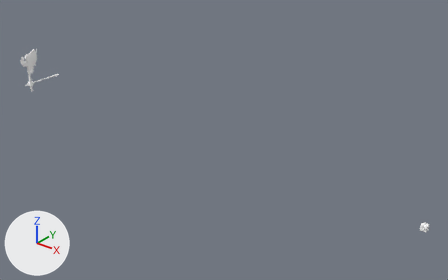
A saved change to the glTF model roblox/models/godot/tools.glb.
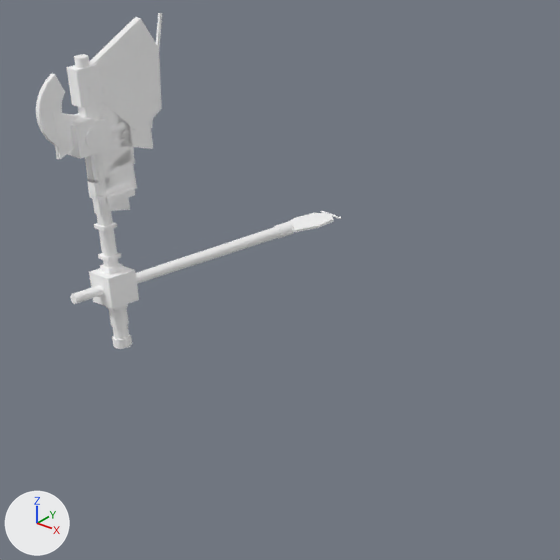
The first picture shows the older version from a camera (50 mm lens) standing at (37.8, -24.6, 16.1) and looking at (16.8, 1.7, -0.2). The close-ups show the older and then the newer version on the part from 4% to 20% of the width and 17% to 42% of the height of that picture. Only the edits that show in the close-ups are written down. Lighting does not change. The marker at lower left points along +X, +Y and +Z. Where no turn or scale is listed for an object, it has been applied to the vertices.

In view in the first close-up: 'marker_origin_cffffff', 'tool_double_bit_ccfcfcf', 'tool_greataxe_c403020', 'tool_greataxe_c707080', 'tool_greataxe_c8f8f9f', 'tool_labrys_cdfdfef', 'tool_robo_c202020', 'tool_spud_cbf9f60' and 25 more.
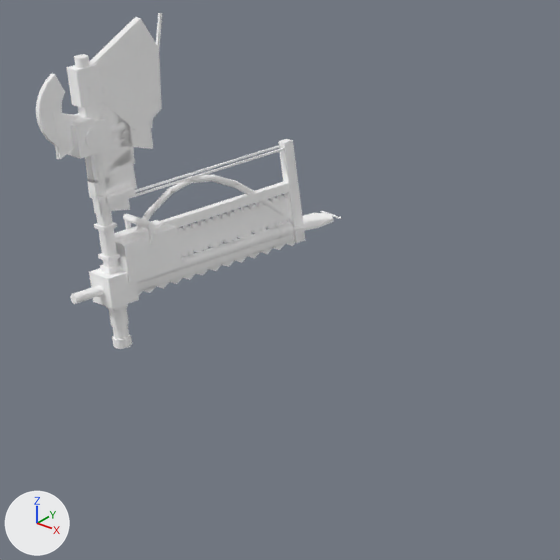
Not visible in the close-ups: 'tool_saw_cdfdfef'.

Changed parts and their boxes (x1, y1, x2, y2) in the close-ups (560 x 560 px):
'tool_bucksaw_cbf8f50', added: after (96, 139, 305, 267)
'tool_chainsaw_cef6030', added: after (114, 220, 183, 284)
'tool_chainsaw_cbfbfcf', added: after (178, 197, 292, 253)
'tool_chainsaw_c202030', added: after (116, 193, 292, 258)
'tool_bucksaw_cdfdfef', added: after (137, 234, 294, 292)
'tool_saw_cef6030', added: after (133, 174, 285, 231)
'tool_bucksaw_ccfaf8f', added (mostly hidden): after (111, 145, 284, 204)
'tool_bucksaw_cbfbfcf', added: after (138, 240, 295, 295)
'tool_saw_cbfbfcf', added: after (185, 223, 276, 257)

Edits to the bpy script that builds the scene:
```text
Add ob_tool_chainsaw_cbfbfcf:
    ob_tool_chainsaw_cbfbfcf = bpy.data.objects.new('tool_chainsaw_cbfbfcf', me_tool_chainsaw_cbfbfcf)  # a box spanning x -0.02..0.02, y 0.66..2.16, z 0.1..0.32; in mat_material_75 (white #ffffff)
    ob_tool_chainsaw_cbfbfcf.location = (0.0, 0.0, 0.0)
Add ob_tool_chainsaw_cef6030:
    ob_tool_chainsaw_cef6030 = bpy.data.objects.new('tool_chainsaw_cef6030', me_tool_chainsaw_cef6030)  # a box spanning x -0.165..0.165, y 0.06..0.66, z 0.045..0.435; in mat_material_74 (white #ffffff)
    ob_tool_chainsaw_cef6030.location = (0.0, 0.0, 0.0)
Add ob_tool_chainsaw_c202030:
    ob_tool_chainsaw_c202030 = bpy.data.objects.new('tool_chainsaw_c202030', me_tool_chainsaw_c202030)  # 340 vertices, 516 faces; spans x -0.2..0.2, y -0.06..2.15, z -0.15..0.57; in mat_material_73 (white #ffffff)
    ob_tool_chainsaw_c202030.location = (0.0, 0.0, 0.0)
Add ob_tool_bucksaw_cbfbfcf:
    ob_tool_bucksaw_cbfbfcf = bpy.data.objects.new('tool_bucksaw_cbfbfcf', me_tool_bucksaw_cbfbfcf)  # 62 vertices, 120 faces; spans x -0.01..0.01, y 0.0..2.1, z -0.18..-0.12; in mat_material_72 (white #ffffff)
    ob_tool_bucksaw_cbfbfcf.location = (0.0, 0.0, 0.0)
Add ob_tool_bucksaw_cdfdfef:
    ob_tool_bucksaw_cdfdfef = bpy.data.objects.new('tool_bucksaw_cdfdfef', me_tool_bucksaw_cdfdfef)  # a box spanning x -0.01..0.01, y 0.0..2.1, z -0.13..-0.04; in mat_material_71 (white #ffffff)
    ob_tool_bucksaw_cdfdfef.location = (0.0, 0.0, 0.0)
Add ob_tool_bucksaw_ccfaf8f:
    ob_tool_bucksaw_ccfaf8f = bpy.data.objects.new('tool_bucksaw_ccfaf8f', me_tool_bucksaw_ccfaf8f)  # 16 vertices, 24 faces; spans x -0.04..0.04, y 0.0..2.1, z 0.8..0.83; in mat_material_70 (white #ffffff)
    ob_tool_bucksaw_ccfaf8f.location = (0.0, 0.0, 0.0)
Add ob_tool_bucksaw_cbf8f50:
    ob_tool_bucksaw_cbf8f50 = bpy.data.objects.new('tool_bucksaw_cbf8f50', me_tool_bucksaw_cbf8f50)  # a box spanning x -0.04..0.04, y -0.05..0.05, z -0.15..0.87; a box spanning x -0.04..0.04, y 2.05..2.15, z -0.15..0.87; a box spanning x -0.04..0.04, y 0.0..2.1, z 0.38..0.46; in mat_material_69 (white #ffffff)
    ob_tool_bucksaw_cbf8f50.location = (0.0, 0.0, 0.0)
Add ob_tool_saw_cef6030:
    ob_tool_saw_cef6030 = bpy.data.objects.new('tool_saw_cef6030', me_tool_saw_cef6030)  # 160 vertices, 288 faces; spans x -0.03..0.03, y -0.01..1.99, z 0.14..0.82; in mat_material_68 (white #ffffff)
    ob_tool_saw_cef6030.location = (0.0, 0.0, 0.0)
Add ob_tool_saw_cbfbfcf:
    ob_tool_saw_cbfbfcf = bpy.data.objects.new('tool_saw_cbfbfcf', me_tool_saw_cbfbfcf)  # 50 vertices, 96 faces; spans x -0.01..0.01, y 0.06..1.92, z 0.05..0.12; in mat_material_67 (white #ffffff)
    ob_tool_saw_cbfbfcf.location = (0.0, 0.0, 0.0)
Add ob_tool_saw_cdfdfef:
    ob_tool_saw_cdfdfef = bpy.data.objects.new('tool_saw_cdfdfef', me_tool_saw_cdfdfef)  # a box spanning x -0.01..0.01, y 0.06..1.92, z 0.1..0.2; in mat_material_66 (white #ffffff)
    ob_tool_saw_cdfdfef.location = (0.0, 0.0, 0.0)
```
